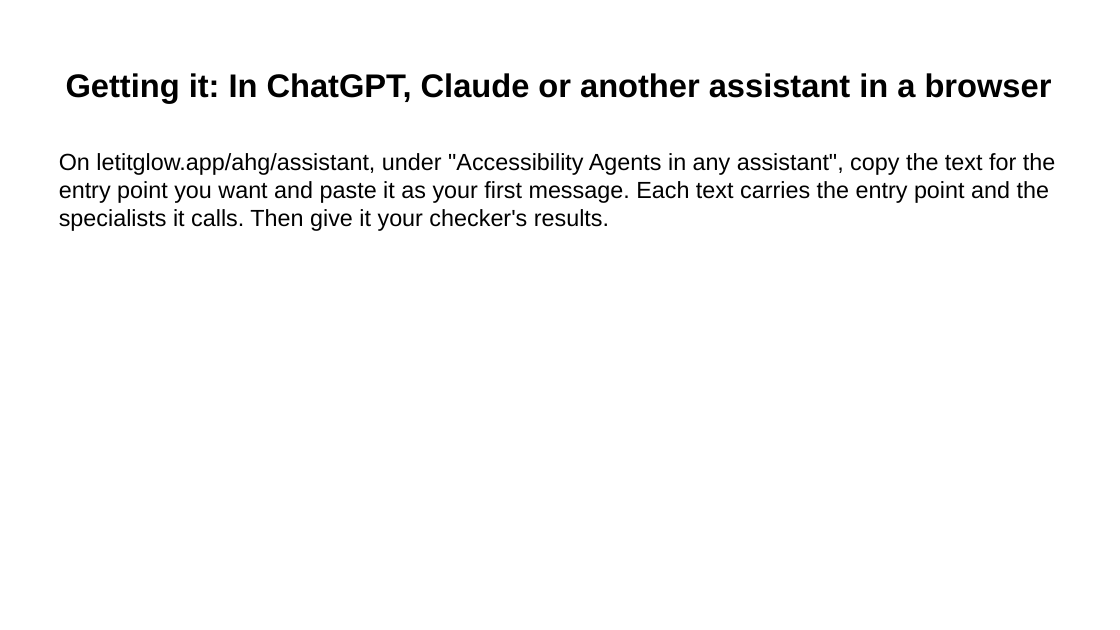
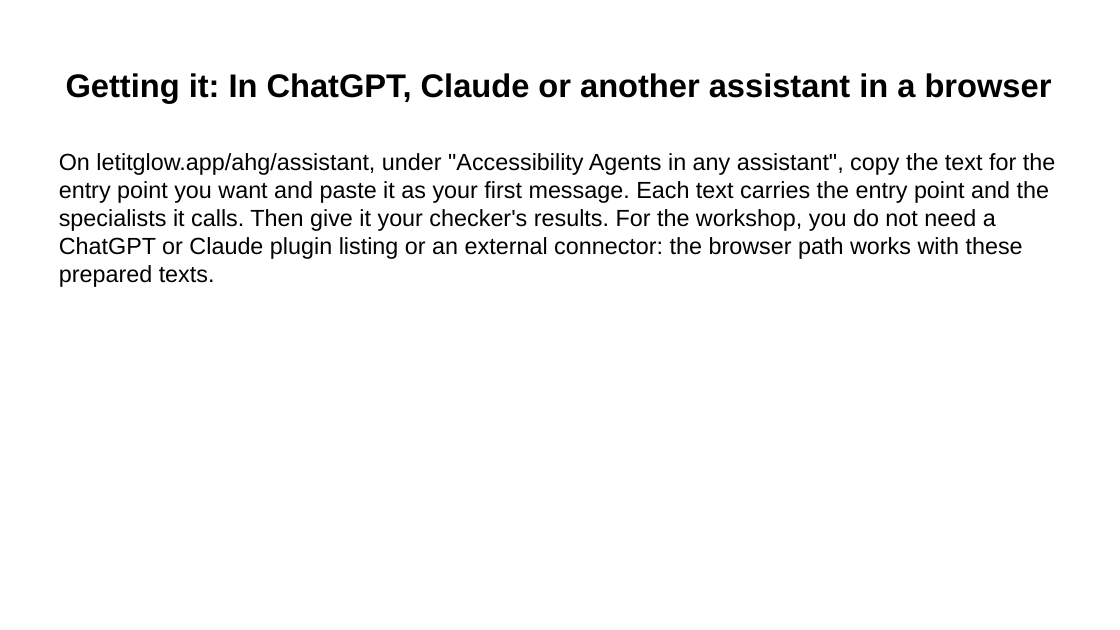
Before and after one commit to Community-Access/glow, a slide deck: slide 15 of docs/ahg-2026/kit/accessibility-agents.pptx. Drawn at 1120x630 pixels with LibreOffice and Linux fonts; fonts in the diff are those of the drawing. Boxes give left, top, right and bottom in pixels: in the first picture for what was removed or moved away, otherwise in the second. Text is boxed around its words. In the diff, an @@ line names an element or a change of style, - is before the commit and + after.

Commit message:
Publish accurate AHG and Accessibility Agents content
Admin merge authorized by repository owner; all required CI checks passed.

```diff
--- a/docs/ahg-2026/kit/accessibility-agents.pptx
+++ b/docs/ahg-2026/kit/accessibility-agents.pptx
@@ text at (x1=59, y1=153, x2=1055, y2=287): text changed @@
-On letitglow.app/ahg/assistant, under "Accessibility Agents in any assistant", copy the text for the entry point you want and paste it as your first message. Each text carries the entry point and the specialists it calls. Then give it your checker's results.
+On letitglow.app/ahg/assistant, under "Accessibility Agents in any assistant", copy the text for the entry point you want and paste it as your first message. Each text carries the entry point and the specialists it calls. Then give it your checker's results. For the workshop, you do not need a ChatGPT or Claude plugin listing or an external connector: the browser path works with these prepared texts.
```
Also in this commit, not shown: 10 other slides changed, 1 slide added, 1 slide removed, 18 other files.
